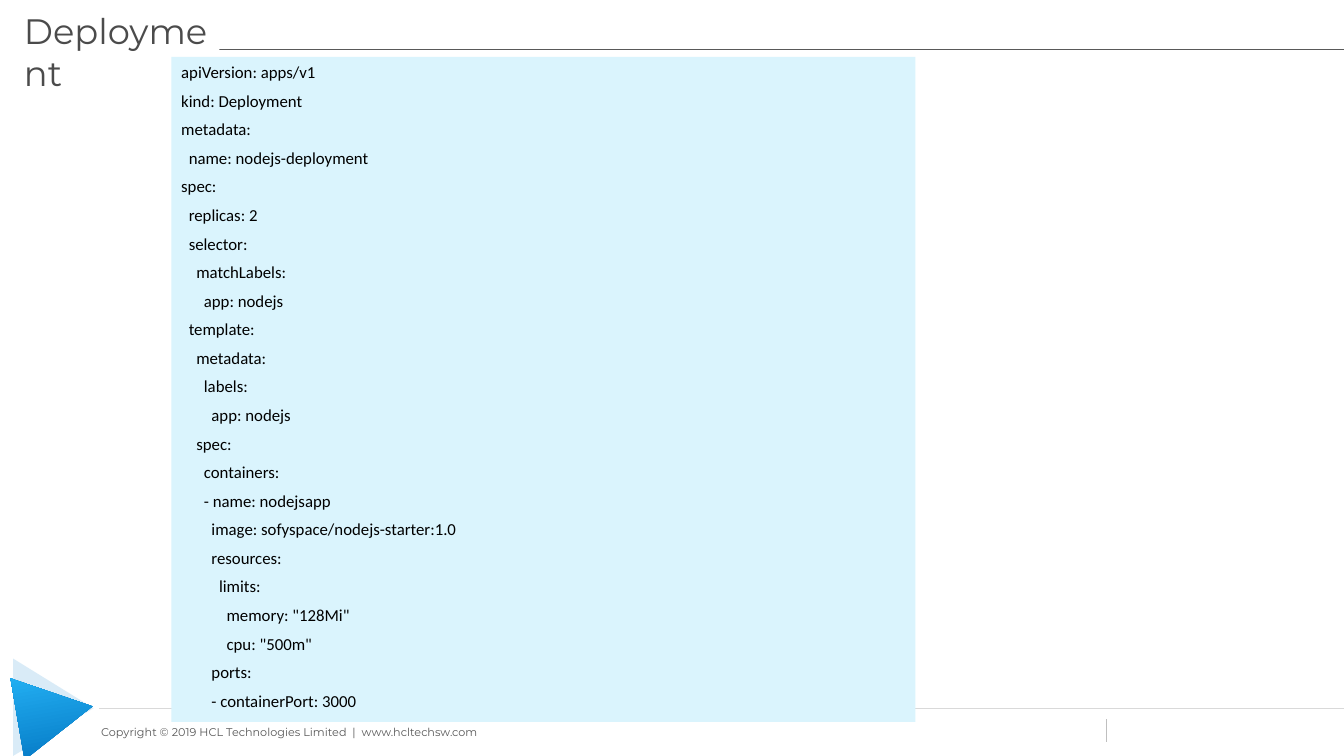
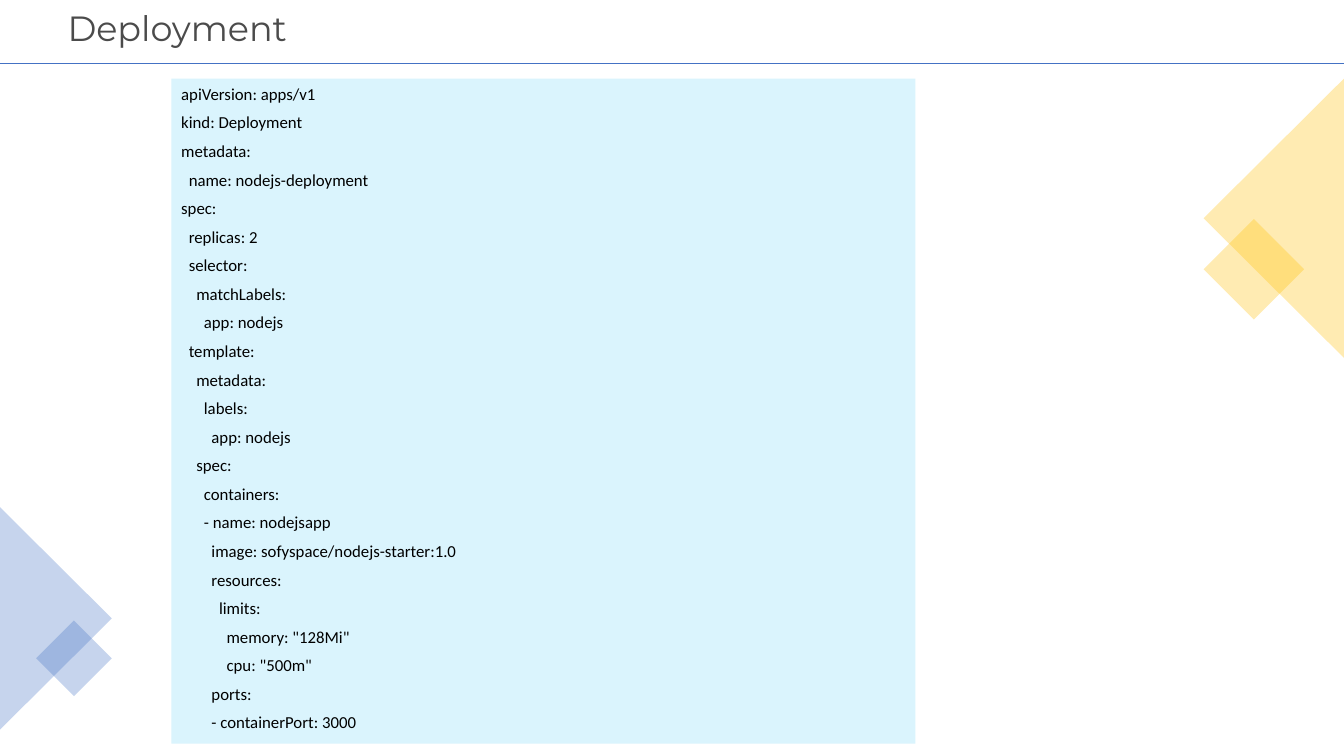
Before and after one commit to learning-zone/docker-and-kubernetes-basics, a slide deck: slide 11 of kubernetes-workshop-files/Kubernetes_Workshop.pptx. Drawn at 1344x756 pixels with LibreOffice and Linux fonts; fonts in the diff are those of the drawing; background and template pictures are left out. Boxes give left, top, right and bottom in pixels: in the first picture for what was removed or moved away, otherwise in the second. Text is boxed around its words. In the diff, an @@ line names an element or a change of style, - is before the commit and + after.

```diff
--- a/kubernetes-workshop-files/Kubernetes_Workshop.pptx
+++ b/kubernetes-workshop-files/Kubernetes_Workshop.pptx
@@ title "Deployment": place and size @@
-title "Deployment" at [219,95,303,110]
+title "Deployment" at [68,15,287,48]
@@ title "Deployment" at [68,15,287,48]: size 25.2 to 25 pt; line spacing 1 to 0.9; vertical alignment top to middle @@
@@ line removed from (29, 49) to (1344, 49) @@
@@ line added from (0, 64) to (1344, 64), #4472C4 0.5 pt @@
@@ rectangle "apiVersion: apps/v1": place and size @@
-rectangle "apiVersion: apps/v1" at [171,56,915,722]
+rectangle "apiVersion: apps/v1" at [171,79,915,744]
@@ triangle added at [1204,79,1344,358], fill #FFC000 at 30% opacity @@
@@ rectangle added at [1204,219,1305,320], fill #FFC000 at 30% opacity @@
@@ triangle added at [0,507,112,730], fill #4472C4 at 30% opacity @@
@@ rectangle added at [36,620,112,696], fill #4472C4 at 30% opacity @@
@@ triangle removed at [14,659,94,756] @@
@@ triangle removed at [11,665,100,756] @@
@@ line removed from (100, 709) to (1344, 709) @@
@@ line removed from (1107, 719) to (1107, 742) @@
@@ text removed at [101,728,478,738] @@
-Copyright © 2019 HCL Technologies Limited | www.hcltechsw.com
```
Also in this commit, not shown: 19 other slides changed, 1 slide added.
